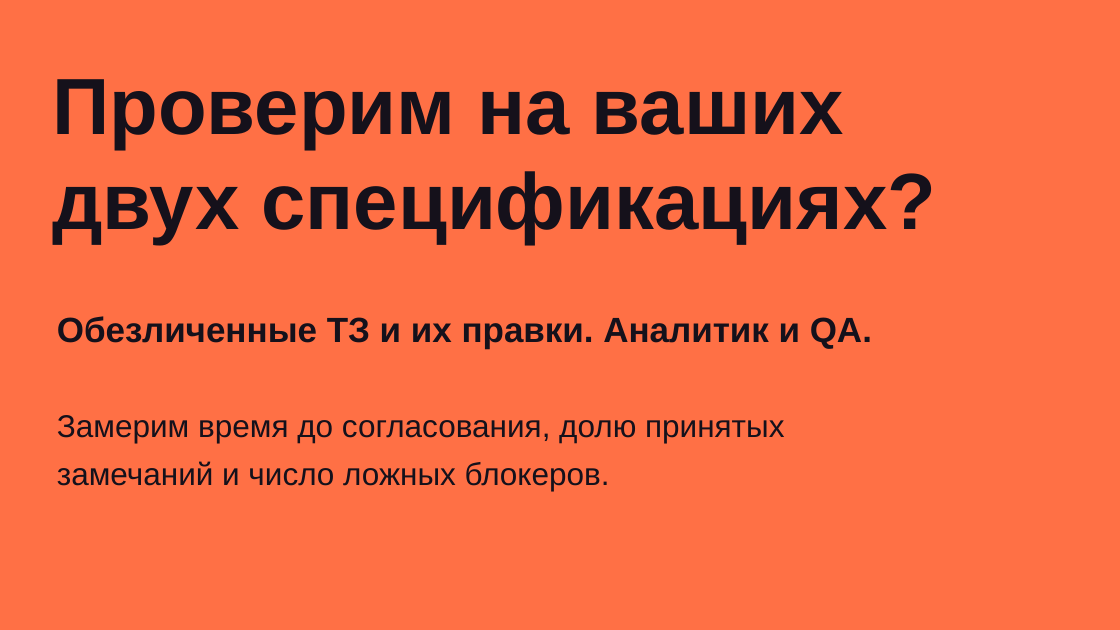
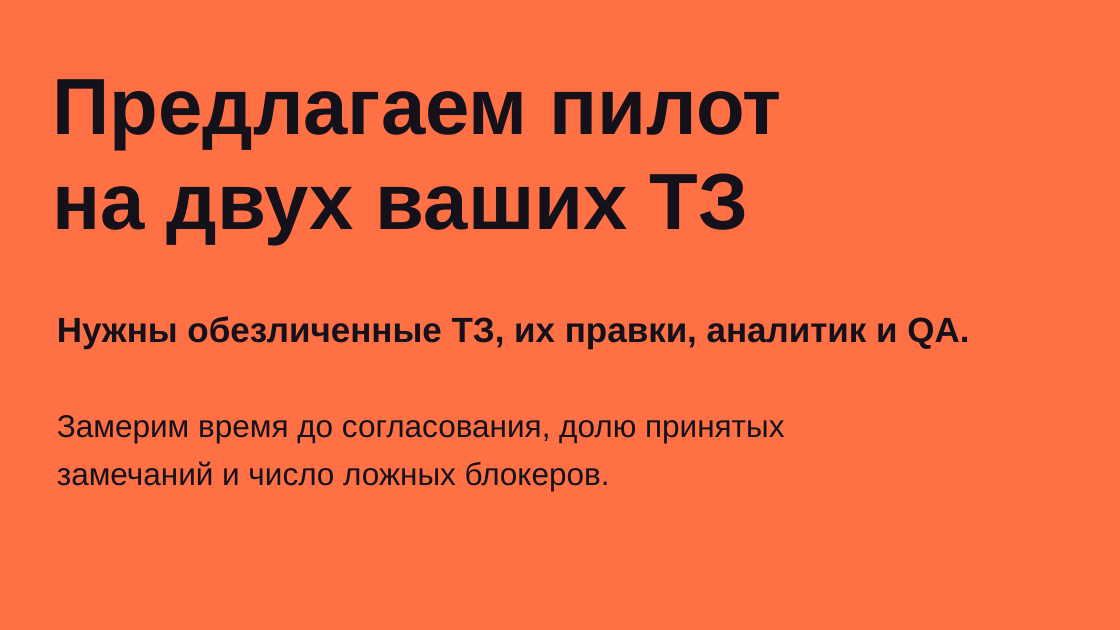
Before and after one commit to gojosatorukz/bcc-requirements-reviewer, a slide deck: slide 7 of presentation/bcc-pitch.pptx (slide 6 before the commit). Drawn at 1120x630 pixels with LibreOffice and Linux fonts; fonts in the diff are those of the drawing. Boxes give left, top, right and bottom in pixels: in the first picture for what was removed or moved away, otherwise in the second. Text is boxed around its words. In the diff, an @@ line names an element or a change of style, - is before the commit and + after.

```diff
--- a/presentation/bcc-pitch.pptx
+++ b/presentation/bcc-pitch.pptx
@@ text at bbox=[52, 79, 782, 150]: text changed @@
-Проверим на ваших
+Предлагаем пилот
@@ text at bbox=[52, 173, 748, 244]: text changed @@
-двух спецификациях?
+на двух ваших ТЗ
@@ text at bbox=[57, 316, 969, 348]: text changed @@
-Обезличенные ТЗ и их правки. Аналитик и QA.
+Нужны обезличенные ТЗ, их правки, аналитик и QA.
```
Also in this commit, not shown: 3 other slides changed, 1 slide added, 1 other file.
